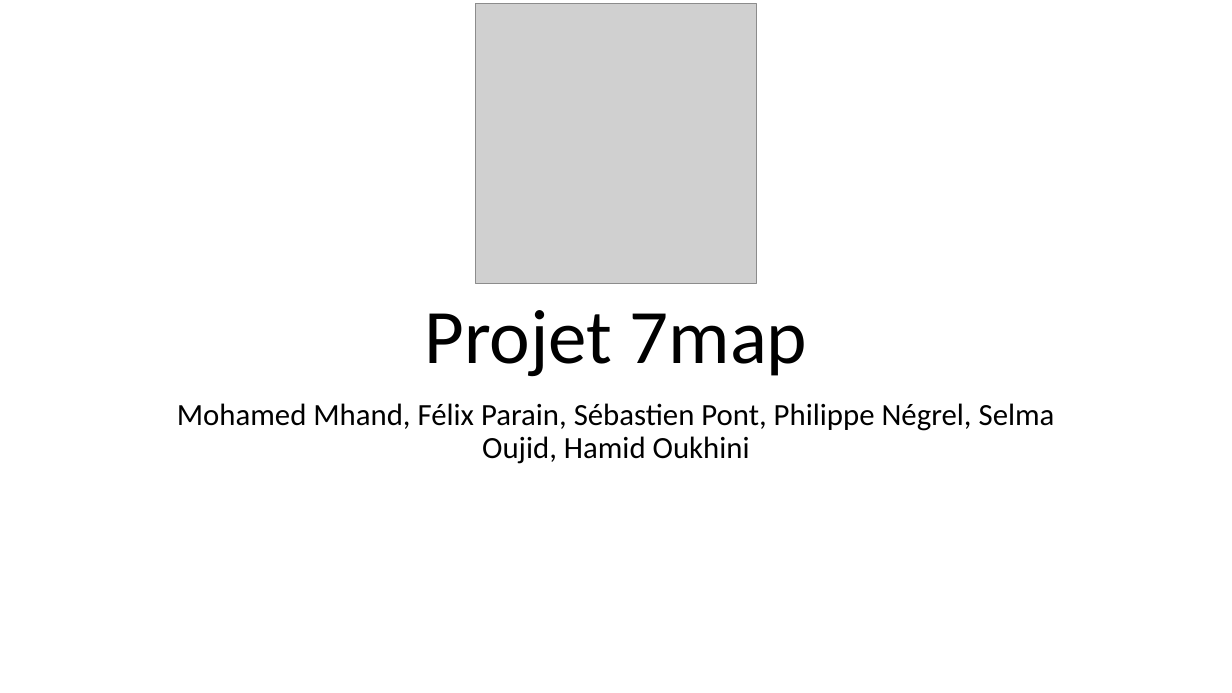
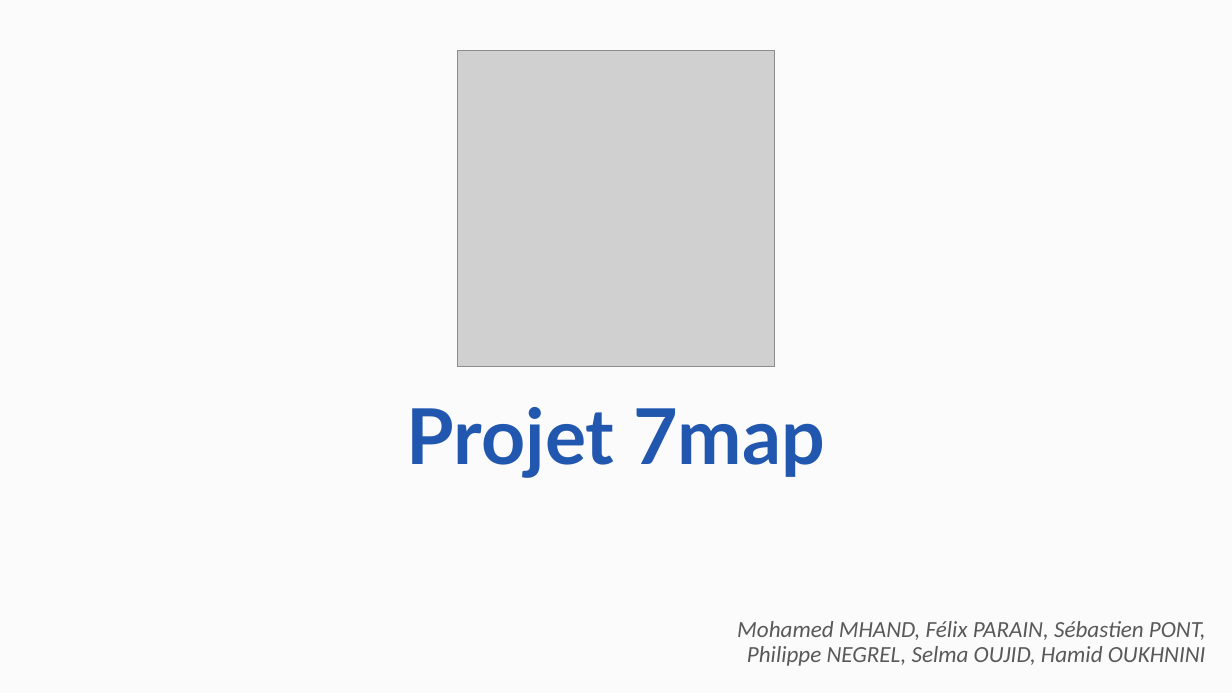
Before and after one commit to photonsquid/7map, a slide deck: slide 1 of doc/meetings/general/Projet_7map_final.pptx. Drawn at 1232x693 pixels with LibreOffice and Linux fonts; fonts in the diff are those of the drawing; grey boxes stand for pictures. Boxes give left, top, right and bottom in pixels: in the first picture for what was removed or moved away, otherwise in the second. Text is boxed around its words. In the diff, an @@ line names an element or a change of style, - is before the commit and + after.

```diff
--- a/doc/meetings/general/Projet_7map_final.pptx
+++ b/doc/meetings/general/Projet_7map_final.pptx
@@ background #FFFFFF to #FBFBFB @@
@@ picture: place and size @@
-picture at [476, 3, 757, 284]
+picture at [457, 51, 775, 368]
@@ title "Projet 7map": place and size @@
-title "Projet 7map" at [424, 310, 808, 377]
+title "Projet 7map" at [407, 407, 825, 478]
@@ title "Projet 7map" at [407, 407, 825, 478]: font Calibri to Lato, text colour #000000 to #2157AE, bold on @@
@@ subtitle at [737, 621, 1206, 666]: text changed; size 24 to 18 pt; text colour #000000 to #595959; italic on @@
-Mohamed Mhand, Félix Parain, Sébastien Pont, Philippe Négrel, Selma Oujid, Hamid Oukhini
+Mohamed MHAND, Félix PARAIN, Sébastien PONT, Philippe NEGREL, Selma OUJID, Hamid OUKHNINI
```
Also in this commit, not shown: 3 other slides changed, 7 slides added, 4 slides removed, 7 other files.
